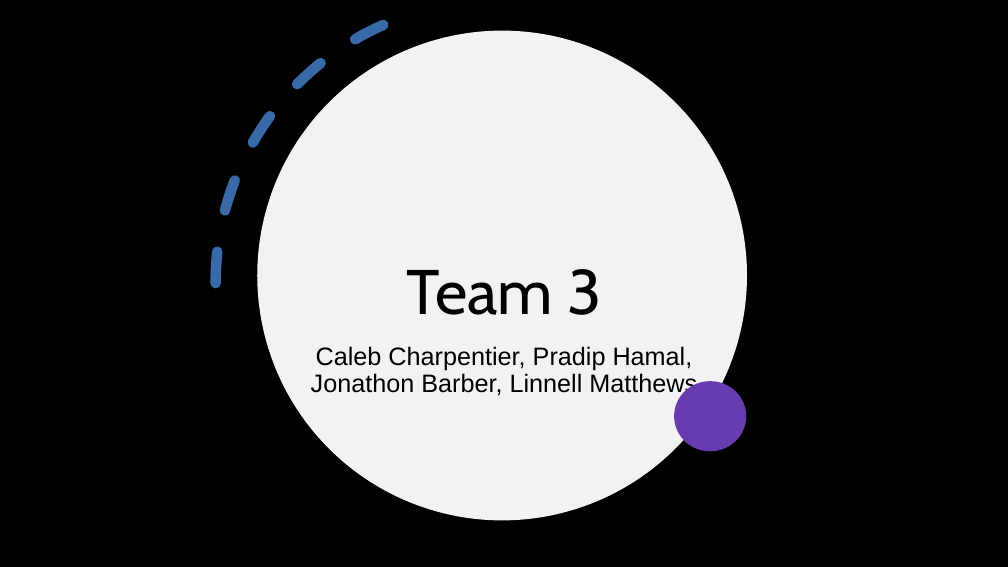
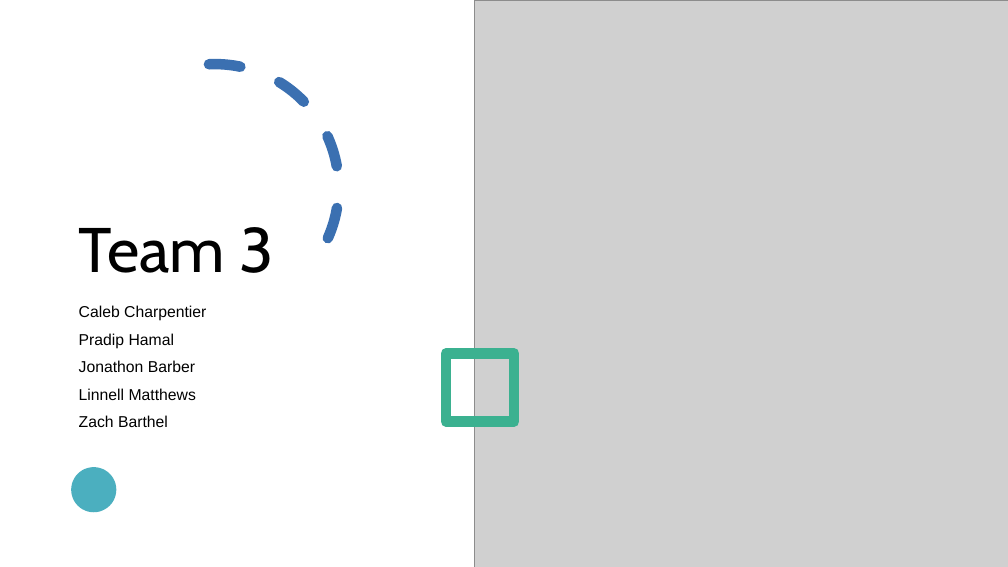
Before and after one commit to PradipH31/Summer-2021-Group-3, a slide deck: slide 1 of Team 3.pptx. Drawn at 1008x567 pixels with LibreOffice and Linux fonts; fonts in the diff are those of the drawing; grey boxes stand for pictures; background and template pictures are left out. Boxes give left, top, right and bottom in pixels: in the first picture for what was removed or moved away, otherwise in the second. Text is boxed around its words. In the diff, an @@ line names an element or a change of style, - is before the commit and + after.

Commit message:
Updated presentation

```diff
--- a/Team 3.pptx
+++ b/Team 3.pptx
@@ rectangle at box(0, 0, 1008, 567): fill #000000 to #FFFFFF @@
@@ arc (boxed as its full ellipse) removed at box(126, 0, 869, 567) @@
@@ picture added at box(474, 0, 1008, 567) @@
@@ arc (boxed as its full ellipse) added at box(85, 58, 345, 318), outline #3B70B1 10 pt dashed @@
@@ ellipse removed at box(257, 31, 747, 521) @@
@@ title "Team 3": place and size @@
-title "Team 3" at box(407, 269, 601, 315)
+title "Team 3" at box(79, 227, 273, 273)
@@ title "Team 3" at box(79, 227, 273, 273): alignment centre to left @@
@@ subtitle at box(79, 305, 206, 427): text changed; size 24 to 15 pt @@
-Caleb Charpentier, Pradip Hamal, Jonathon Barber, Linnell Matthews
+Caleb Charpentier
+Pradip Hamal
+Jonathon Barber
+Linnell Matthews
+Zach Barthel
@@ rectangle added at box(446, 353, 514, 421), outline #3BB190 10 pt @@
@@ ellipse removed at box(675, 381, 746, 451) @@
@@ ellipse added at box(71, 467, 116, 513), fill #4BAFBF @@
```
Also in this commit, not shown: 1 other slide changed.
